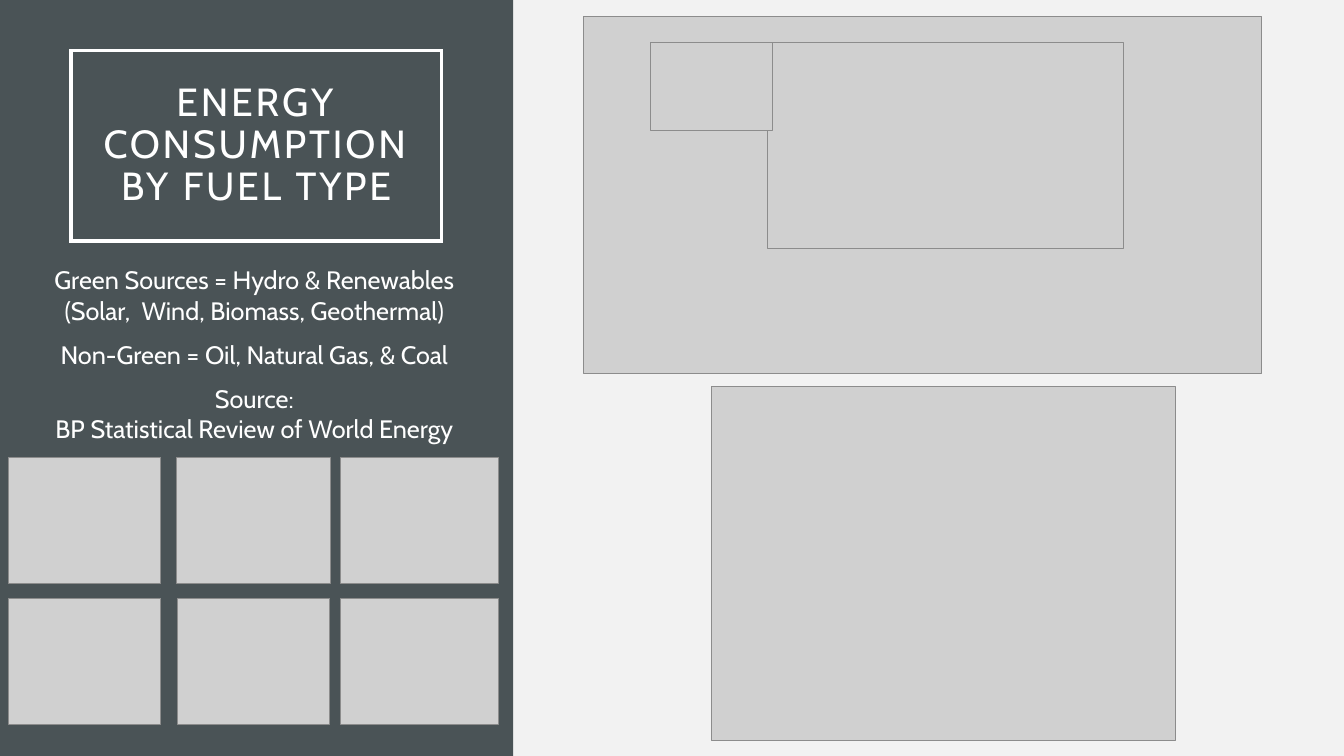
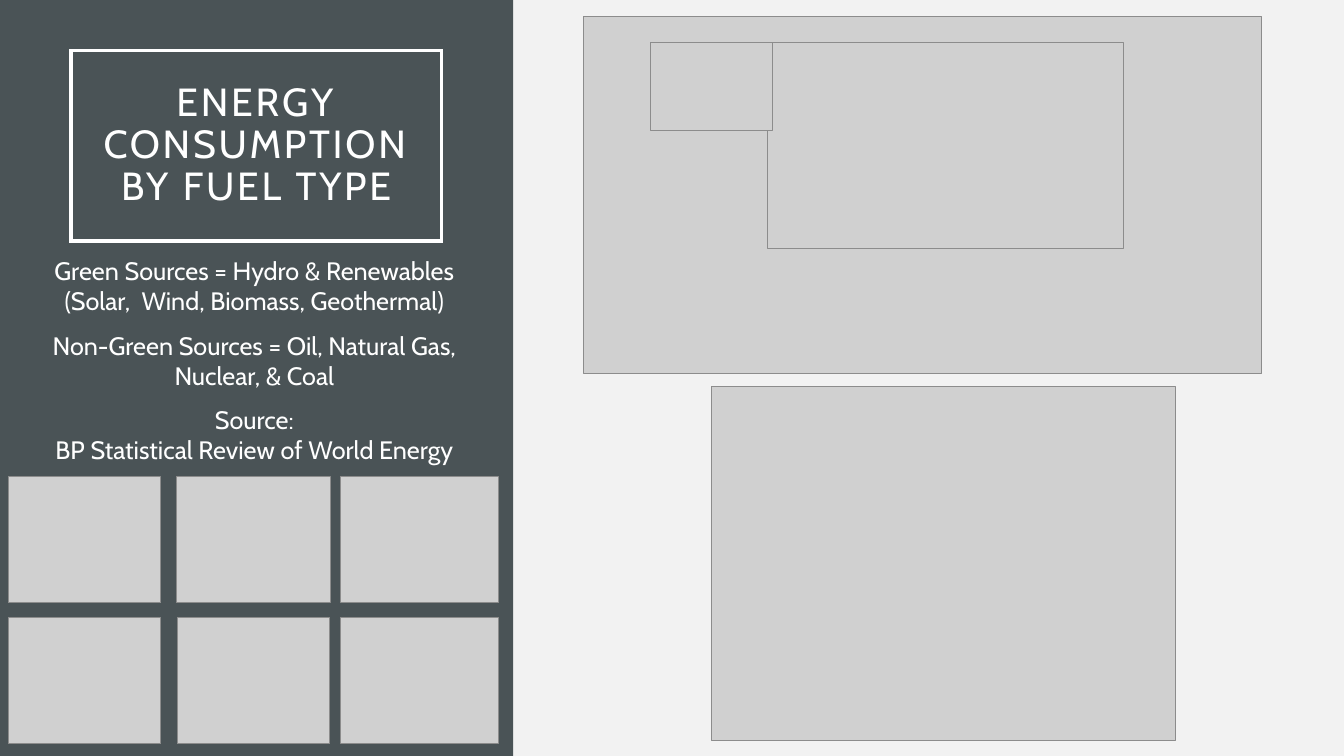
Before and after one commit to gabigham/dagger, a slide deck: slide 14 of Project 1.pptx (slide 12 before the commit). Drawn at 1344x756 pixels with LibreOffice and Linux fonts; fonts in the diff are those of the drawing; grey boxes stand for pictures. Boxes give left, top, right and bottom in pixels: in the first picture for what was removed or moved away, otherwise in the second. Text is boxed around its words. In the diff, an @@ line names an element or a change of style, - is before the commit and + after.

```diff
--- a/Project 1.pptx
+++ b/Project 1.pptx
@@ text "Green Sources = Hydro & ...": place and size @@
-text "Green Sources = Hydro & ..." at (54, 270, 454, 444)
+text "Green Sources = Hydro & ..." at (53, 261, 456, 466)
@@ text at (53, 336, 456, 388): text changed @@
-Non-Green = Oil, Natural Gas, & Coal
+Non-Green Sources = Oil, Natural Gas, Nuclear, & Coal
@@ 6 pictures: place and size @@
-6 pictures at (8, 458, 498, 724)
+6 pictures at (8, 477, 498, 744)
```
Also in this commit, not shown: 4 other slides changed, 3 slides added.
